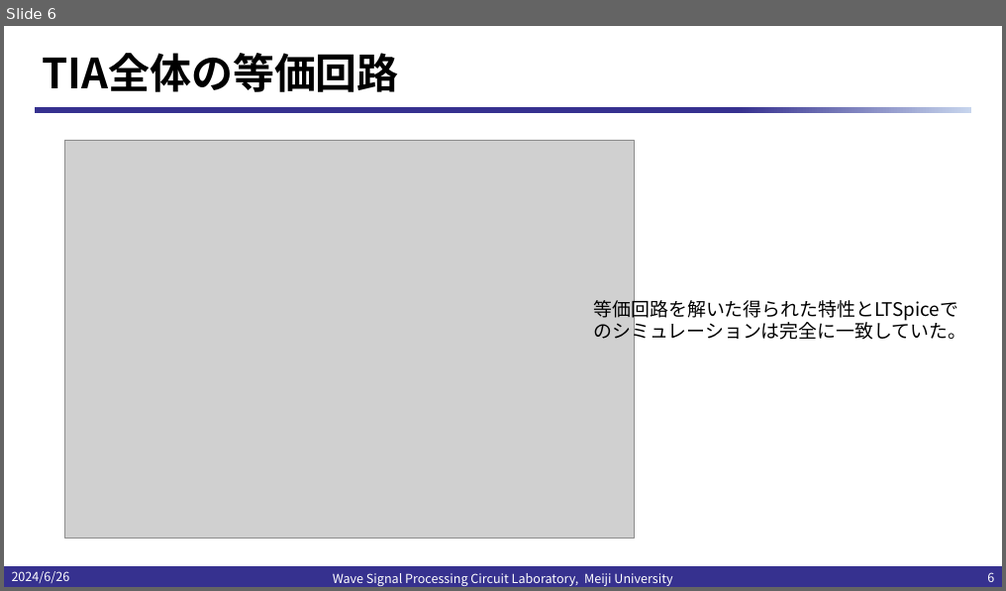
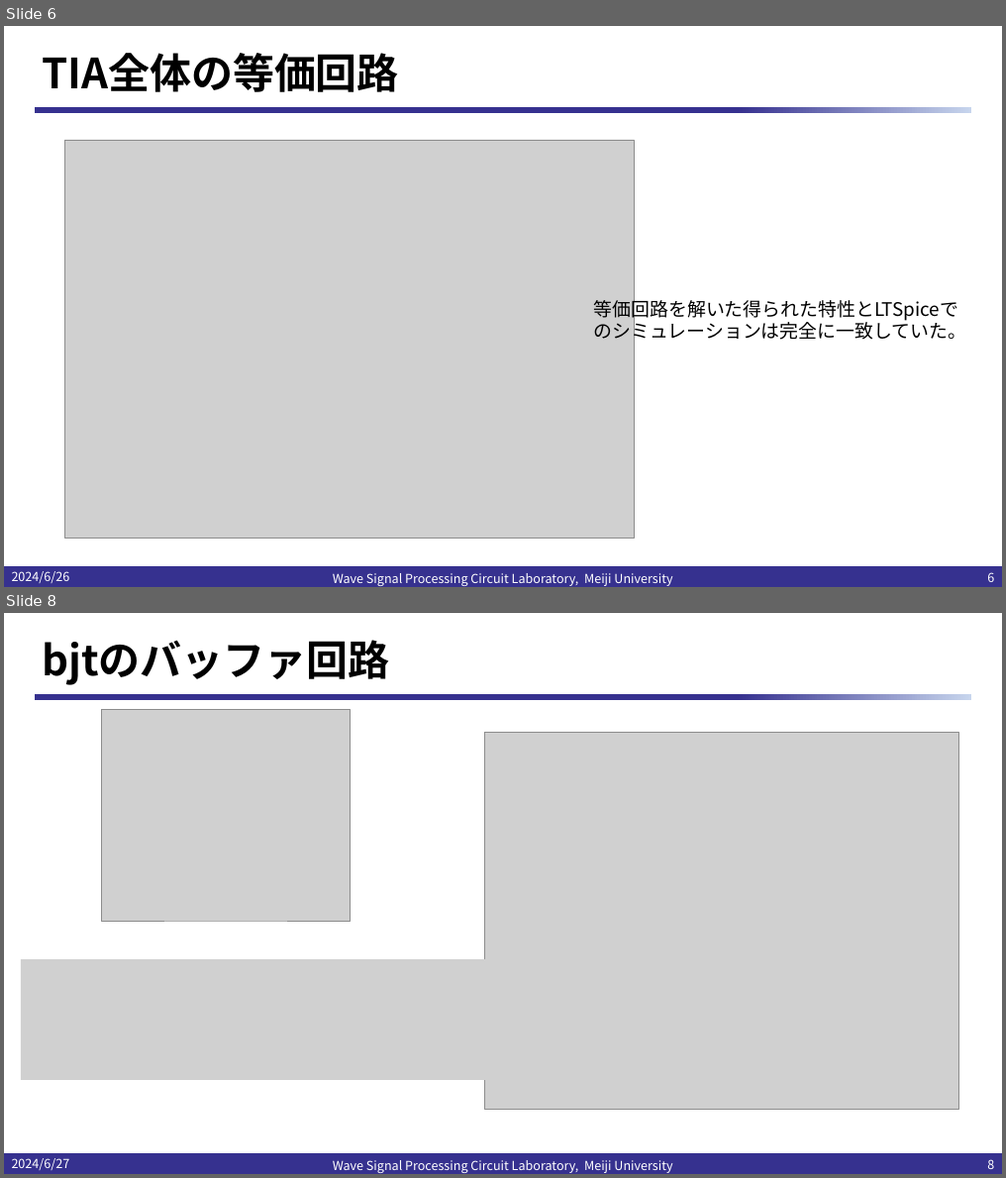
Before and after one commit to kjm-desktop10400/reserch, a slide deck: IHP_2024/20240628/プレゼンテーション2.pptx. Shown one above the other, each under a label of ours: slide 6 before the commit, slides 6 and 8 after it; the slides between them are not shown. The pictures are 1006x591 and 1006x1178 pixels, drawn with LibreOffice and Linux fonts; fonts in the diff are those of the drawing; grey boxes stand for pictures; background and template pictures are left out. Boxes give left, top, right and bottom in pixels: in the first picture for what was removed or moved away, otherwise in the second. Text is boxed around its words. In the diff, an @@ line names an element or a change of style, - is before the commit and + after.

```diff
--- a/IHP_2024/20240628/プレゼンテーション2.pptx
+++ b/IHP_2024/20240628/プレゼンテーション2.pptx
@@ slide 8 added at <box>4,613,1002,1174</box>, background #FFFFFF; not listed: 2 template elements that a slide beside it also shows @@
@@ title added at <box>42,640,389,685</box>, 40 pt, text #000000, bold @@
+bjtのバッファ回路
@@ picture added at <box>102,710,350,921</box> @@
@@ picture added at <box>484,732,959,1109</box> @@
@@ picture added at <box>21,959,517,1081</box> @@
@@ text added at <box>12,1158,70,1170</box>, 12 pt, text #FFFFFF @@
+2024/6/27
@@ text added at <box>333,1160,672,1173</box>, 12 pt, text #FFFFFF @@
+Wave Signal Processing Circuit Laboratory, Meiji University
@@ page number added at <box>987,1159,994,1169</box>, 12 pt, text #FFFFFF @@
+8
```
Also in this commit, not shown: 2 slides changed, 1 other slide added, 12 other files.
